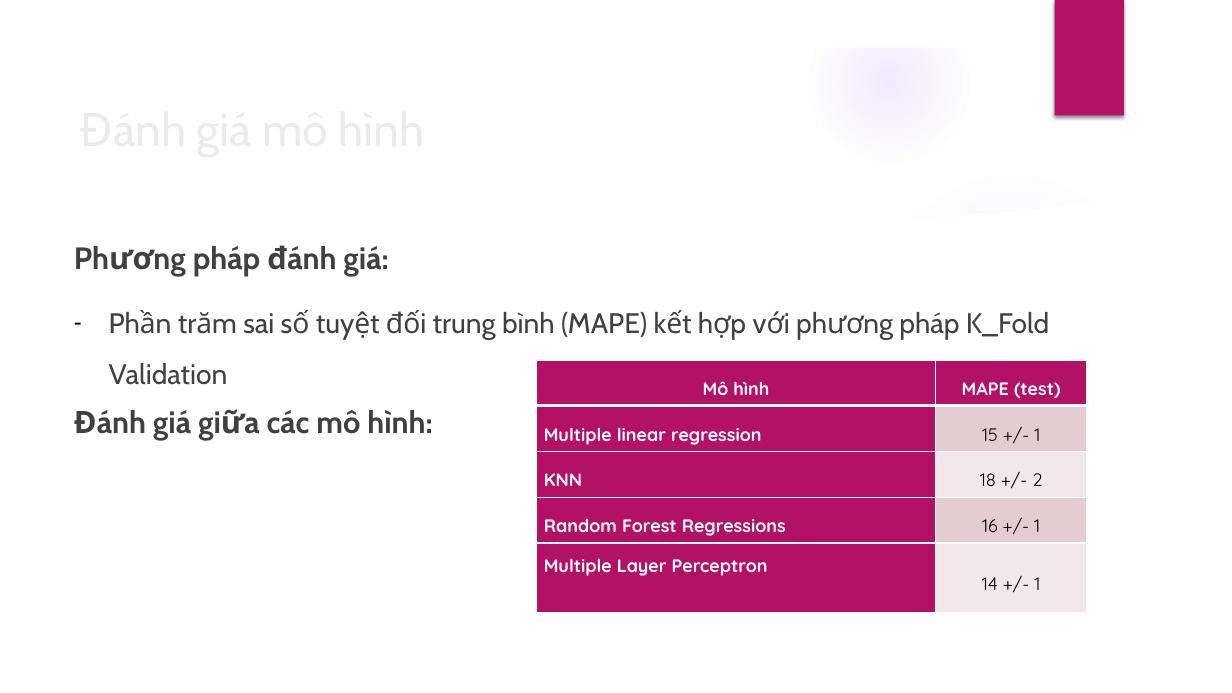
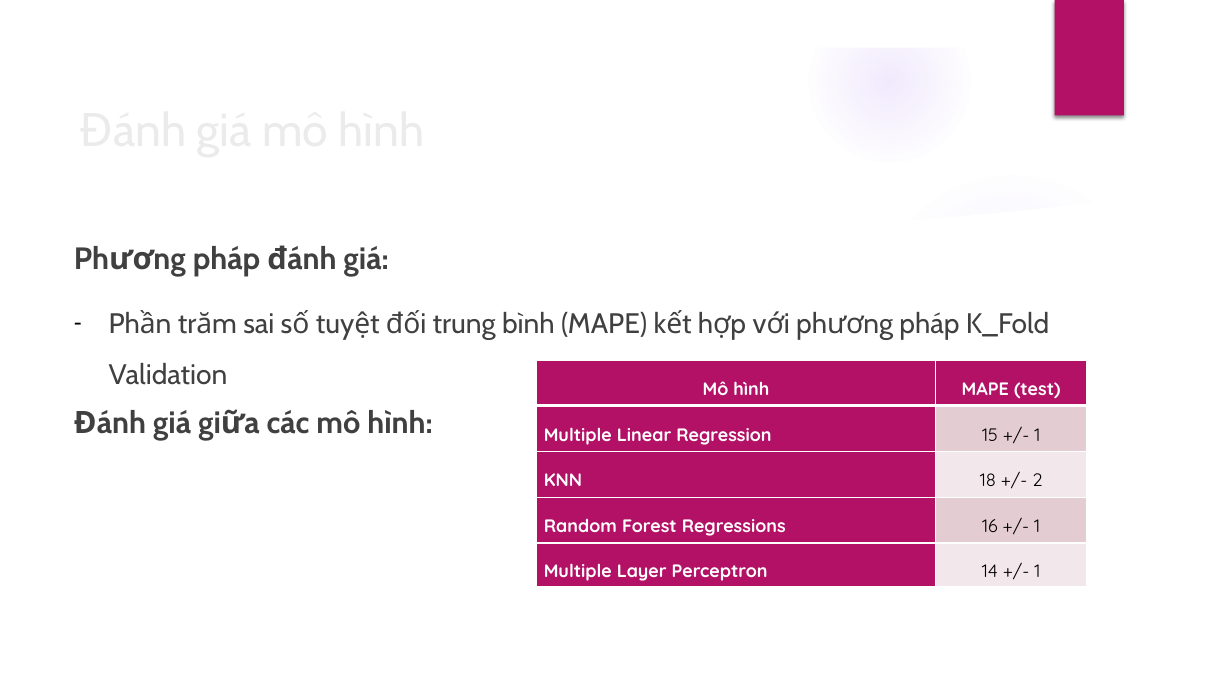
Before and after one commit to DesertFoxee/ai_room_price_prediction, a slide deck: slide 20 of Slide.pptx. Drawn at 1232x693 pixels with LibreOffice and Linux fonts; fonts in the diff are those of the drawing; background and template pictures are left out. Boxes give left, top, right and bottom in pixels: in the first picture for what was removed or moved away, otherwise in the second. Text is boxed around its words. In the diff, an @@ line names an element or a change of style, - is before the commit and + after.

```diff
--- a/Slide.pptx
+++ b/Slide.pptx
@@ table at [537,360,1087,587] @@
-row 2, column 1: Multiple linear regression
+row 2, column 1: Multiple Linear Regression
```
Also in this commit, not shown: 5 other slides changed.
